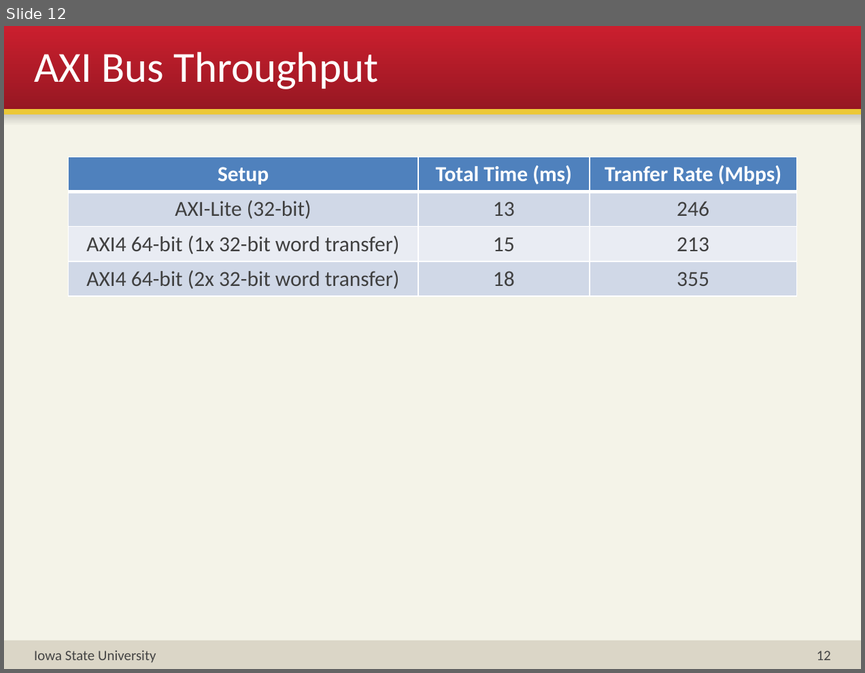
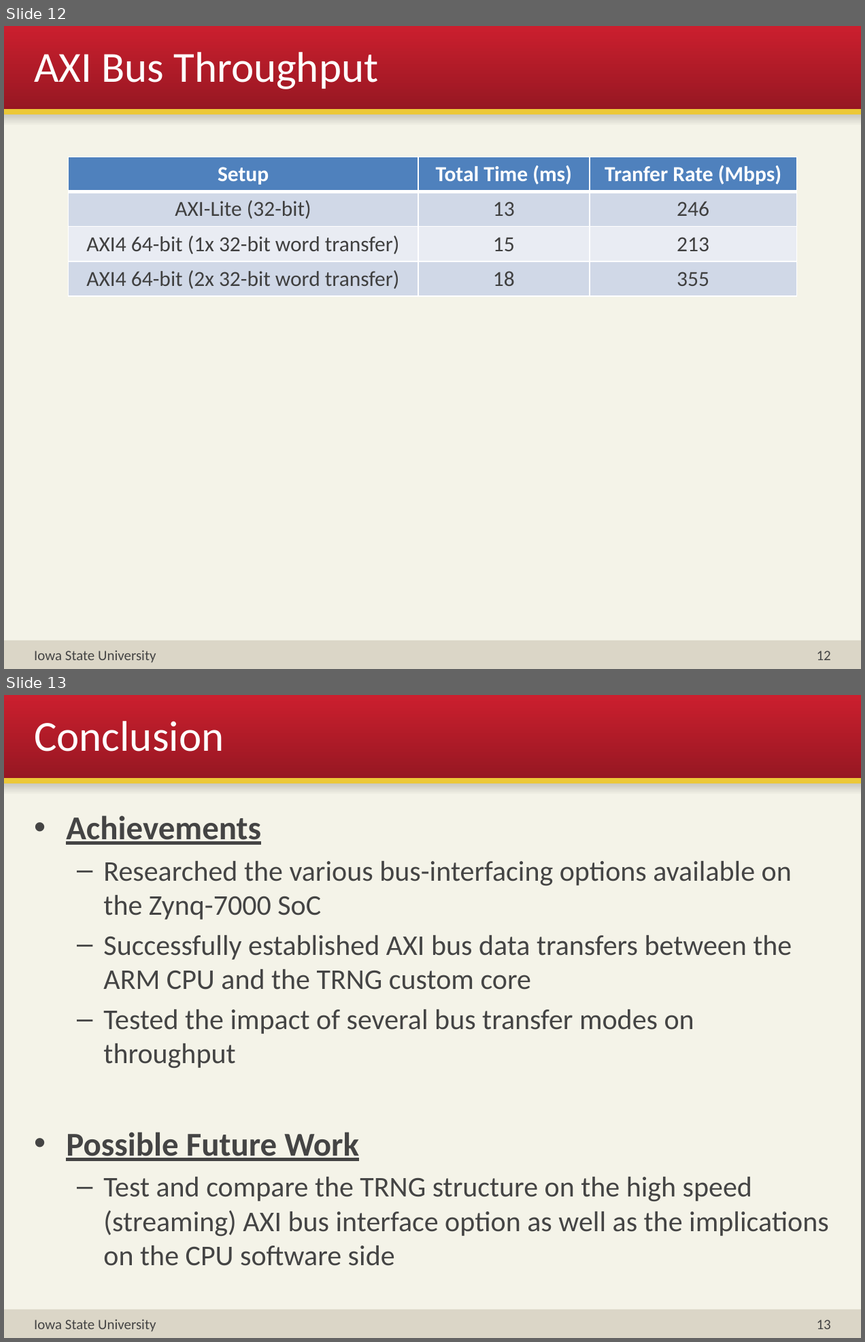
Before and after one commit to bvermeer/CprE581, a slide deck: Presentation/BV_AM_Final_Project_Presentation.pptx. Shown one above the other, each under a label of ours: slide 12 before the commit, slides 12 and 13 after it. The pictures are 865x673 and 865x1342 pixels, drawn with LibreOffice and Linux fonts; fonts in the diff are those of the drawing. Boxes give left, top, right and bottom in pixels: in the first picture for what was removed or moved away, otherwise in the second. Text is boxed around its words. In the diff, an @@ line names an element or a change of style, - is before the commit and + after.

Commit message:
Added conclusion to presentation.

```diff
--- a/Presentation/BV_AM_Final_Project_Presentation.pptx
+++ b/Presentation/BV_AM_Final_Project_Presentation.pptx
@@ slide 13 added at (4,695,861,1338), background #F4F3E8; not listed: 4 template elements that a slide beside it also shows @@
@@ title added at (34,721,224,751), 36 pt, text #FFFFFF @@
+Conclusion
@@ text added at (66,815,829,1266), 24 pt, text #444444 @@
+• Achievements
+  – Researched the various bus-interfacing options available on the Zynq-7000 SoC
+  – Successfully established AXI bus data transfers between the ARM CPU and the TRNG custom core
+  – Tested the impact of several bus transfer modes on throughput
+• Possible Future Work
+  – Test and compare the TRNG structure on the high speed (streaming) AXI bus interface option as well as the implications on the CPU software side
@@ text added at (34,1319,156,1331), 12 pt, text #444444 @@
+Iowa State University
@@ page number added at (817,1319,831,1329), 12 pt, text #444444 @@
+13
```
